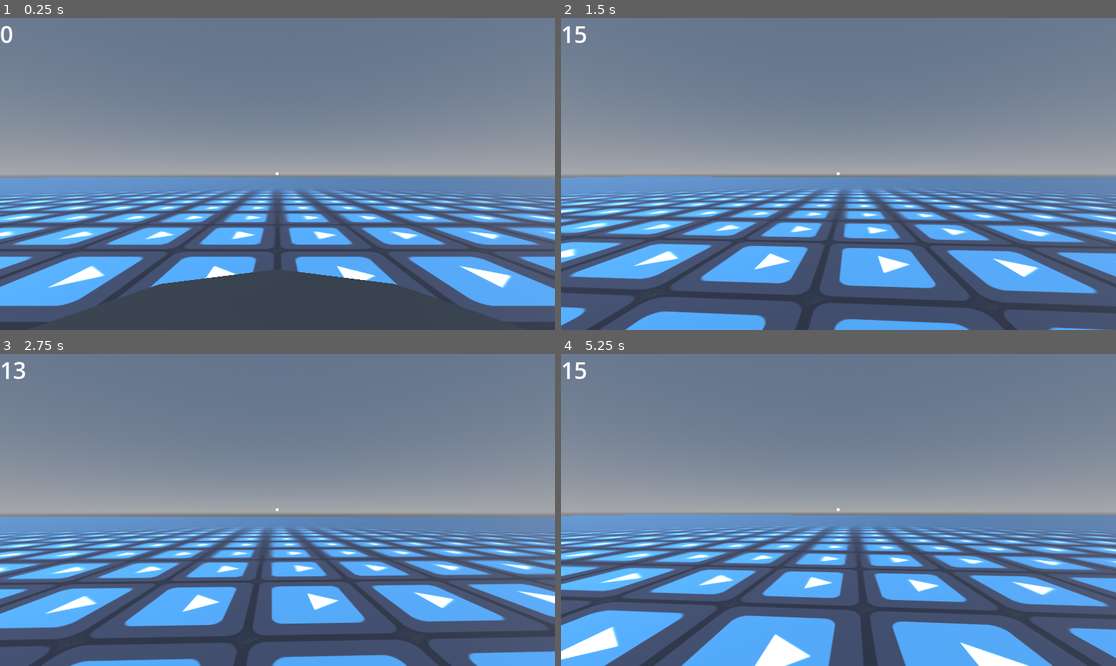
Above: before the commit, frames 1-4 (two rows, left to right).
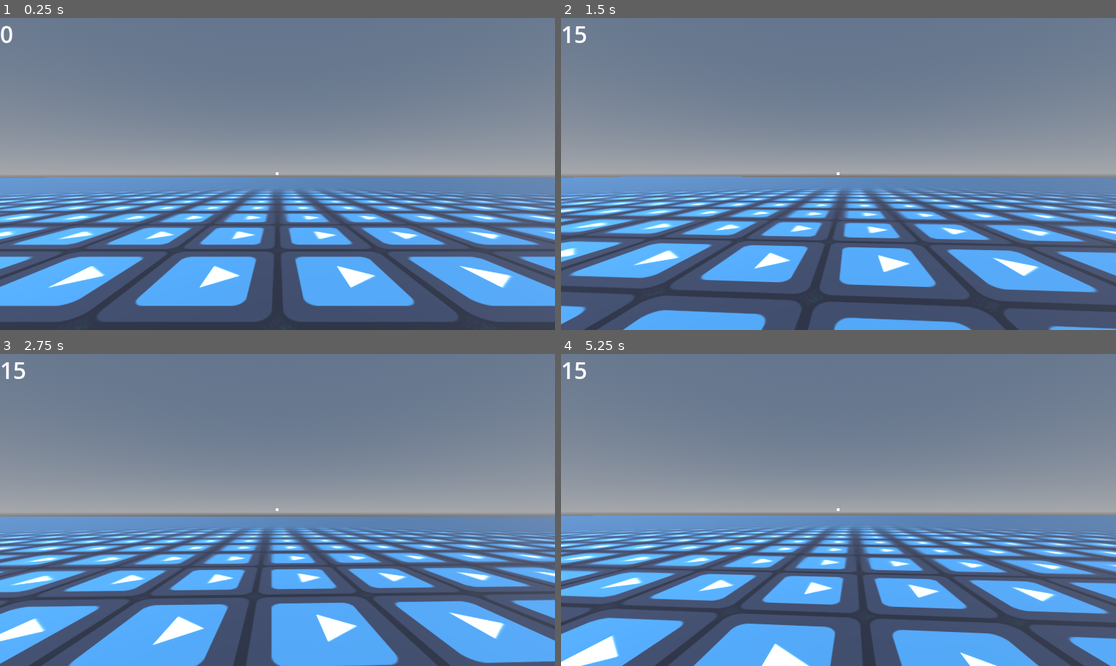
Above: after the commit, the same moments.

Repository: uniqueusername/zeta
Game: Godot game, scene res://levels/world.tscn
The game is run twice, just before and just after one commit, with the same random seed, the same clock (stepped at 60 frames per second) and the same inputs. The engine's default icon, where the game draws it, is replaced by a stand-in: a white triangle on a blue panel in a dark square.
Inputs (mouse positions are in pixels of both pictures, inside the frame that each line leads up to):
- Up to frame 1 (0.25 s): no input
- Up to frame 2 (1.5 s): tap Enter at 0.5 s; move the mouse to (866, 174) at 0.52 s; hold Shift (dash) 0.53-1.28 s; hold W (forward) from 0.53 s (still down); tap Space (jump) at 0.77 s; move the mouse to (810, 174) at 1.27 s; tap Shift (dash) at 1.35 s
- Up to frame 3 (2.75 s): keep holding W (forward); tap Space (jump) at 1.52 s; move the mouse to (288, 503) at 2.02 s; hold F (fire_hook) from 2.03 s (still down); tap Shift (dash) at 2.3 s
- Up to frame 4 (5.25 s): keep holding W (forward); move the mouse to (832, 516) at 2.77 s; release F (fire_hook) at 2.78 s; tap V (parry) at 2.85 s; tap Space (jump) at 3.02, 3.77, 4.52 s; tap Shift (dash) at 3.05, 3.8, 4.35 s; move the mouse to (877, 513) at 3.52 s; hold C (slide) 3.53-4.28 s; tap R (reset) at 4.15 s; move the mouse to (794, 506) at 4.27 s; move the mouse to (844, 510) at 5.02 s; hold Shift (dash) from 5.03 s (still down)

The runs differ from the first frame. In frame 1, 7.7% of the frame differs, in the area x 9-91%, y 80-98%; in frame 2, 5.6%; in frame 3, 23%; in frame 4, 24%, in the area x 0-100%, y 51-100%.

Commit message:
add chain asset

Diff:
--- a/objects/player/movement.gd
+++ b/objects/player/movement.gd
@@ -23,13 +23,14 @@
 const slide_turn_allowance: float = 0.8
 
 ## dashing
-const dash_vel: float = 25
+const dash_vel: float = 35
 const slide_dash_multiplier: float = 0.35
 const dash_cooldown: float = 1
 
 ## hook
 const hook_vel: float = 65
 const hook_vert_multiplier: float = 1.3
+const hookable_color: Color = Color(0.25, 0.25, 1)
 
 ## other
 const jump_vel: float = 6
@@ -55,6 +56,14 @@
 
 	_update_speed_label()
 
+func _process(delta) -> void:
+	if hook_ray.is_colliding():
+		$hook/CenterContainer/TextureRect.color = hookable_color
+	else:
+		$hook/CenterContainer/TextureRect.color = Color.WHITE
+
+	if (hooked): _handle_hook_graphics(delta)
+
 func _input(event: InputEvent) -> void:
 	if event.is_action_pressed("jump") and p.is_on_floor():
 		_jump()
@@ -79,7 +88,10 @@
 	var multiplier: float = 1 if p.is_on_floor() else air_strafe_mult
 
 	if movement_dir:
-		walking.emit()
+		if p.is_on_floor():
+			walking.emit()
+		else:
+			not_walking.emit()
 		_set_player_vel_from_2d(_get_2d_player_vel().move_toward(movement_dir * max_walk_vel, walk_accel * multiplier * delta))
 	else:
 		not_walking.emit()
@@ -98,9 +110,18 @@
 		_set_slide(false)
 
 func _handle_hook(delta: float) -> void:
-	var hook_vec: Vector3 = ($hook.global_position - p.global_position).normalized() * hook_vel * delta
+	var hook_vec: Vector3 = ($hook.global_position - camera.global_position).normalized() * hook_vel * delta
 	hook_vec.y *= hook_vert_multiplier
 	p.velocity += hook_vec
+
+func _handle_hook_graphics(delta: float) -> void:
+	$hook/chain.global_position = $hook.global_position
+	$hook/chain.transform = $hook/chain.global_transform.looking_at(camera.global_position, Vector3.UP, true)
+	$hook/chain.rotation.x += PI/2
+	var dist: float = ($hook/chain.global_position - camera.global_position).length()
+	$hook/chain.height = dist
+	$hook/chain.global_position = $hook/chain.global_position.move_toward(p.global_position, dist/2)
+	$hook/chain.material.uv1_scale.y = dist * 4
 
 func _jump():
 	p.velocity.y += jump_vel
@@ -153,8 +174,11 @@
 	p.velocity = redirect_dir.normalized() * p.velocity.length() * redirect_multiplier
 
 func _fire_hook() -> void:
-	hooked = true
-	$hook.global_position = hook_ray.get_collision_point()
+	if (hook_ray.is_colliding()):
+		hooked = true
+		$hook.global_position = hook_ray.get_collision_point()
+		$hook/chain.visible = true
 
 func _release_hook() -> void:
 	hooked = false
+	$hook/chain.visible = false
--- a/objects/player/player.tscn
+++ b/objects/player/player.tscn
@@ -1,7 +1,8 @@
-[gd_scene load_steps=9 format=3 uid="uid://dfubhxrrlg12v"]
+[gd_scene load_steps=11 format=3 uid="uid://dfubhxrrlg12v"]
 
 [ext_resource type="Script" path="res://objects/player/camera_3d.gd" id="2_5mtcw"]
 [ext_resource type="Script" path="res://objects/player/movement.gd" id="2_d8xfq"]
+[ext_resource type="Texture2D" uid="uid://cer16c8eyx2l1" path="res://objects/player/chain.png" id="3_htvnb"]
 
 [sub_resource type="LabelSettings" id="LabelSettings_moee5"]
 font_size = 48
@@ -37,20 +38,16 @@
 "bob": SubResource("Animation_5pjk0")
 }
 
+[sub_resource type="StandardMaterial3D" id="StandardMaterial3D_5ejws"]
+transparency = 1
+albedo_texture = ExtResource("3_htvnb")
+uv1_scale = Vector3(1, 2, 1)
+texture_filter = 0
+grow_amount = 1.425
+
 [sub_resource type="CapsuleMesh" id="CapsuleMesh_8k27h"]
 
 [node name="player" type="CharacterBody3D"]
-
-[node name="CenterContainer" type="CenterContainer" parent="."]
-anchors_preset = 15
-anchor_right = 1.0
-anchor_bottom = 1.0
-grow_horizontal = 2
-grow_vertical = 2
-
-[node name="TextureRect" type="ColorRect" parent="CenterContainer"]
-custom_minimum_size = Vector2(5, 5)
-layout_mode = 2
 
 [node name="AspectRatioContainer" type="AspectRatioContainer" parent="."]
 offset_right = 127.0
@@ -80,7 +77,7 @@
 }
 
 [node name="RayCast3D" type="RayCast3D" parent="Camera3D"]
-target_position = Vector3(0, 0, -1000)
+target_position = Vector3(0, 0, -100)
 
 [node name="movement" type="Node3D" parent="." node_paths=PackedStringArray("p", "camera", "speed_label", "hook_ray")]
 transform = Transform3D(1, 0, 0, 0, 1, 0, 0, 0, 1, 0, 1, 0)
@@ -98,7 +95,23 @@
 transform = Transform3D(1, 0, 0, 0, 1, 0, 0, 0, 1, 0, 1, 0)
 top_level = true
 
-[node name="CSGSphere3D" type="CSGSphere3D" parent="movement/hook"]
+[node name="CenterContainer" type="CenterContainer" parent="movement/hook"]
+anchors_preset = 15
+anchor_right = 1.0
+anchor_bottom = 1.0
+grow_horizontal = 2
+grow_vertical = 2
+
+[node name="TextureRect" type="ColorRect" parent="movement/hook/CenterContainer"]
+custom_minimum_size = Vector2(5, 5)
+layout_mode = 2
+
+[node name="chain" type="CSGCylinder3D" parent="movement/hook"]
+top_level = true
+radius = 0.05
+sides = 6
+smooth_faces = false
+material = SubResource("StandardMaterial3D_5ejws")
 
 [node name="MeshInstance3D" type="MeshInstance3D" parent="."]
 transform = Transform3D(1, 0, 0, 0, 1, 0, 0, 0, 1, 0, 1, 0)
--- a/project.godot
+++ b/project.godot
@@ -21,7 +21,6 @@
 
 [display]
 
-window/size/mode=2
 window/vsync/vsync_mode=0
 
 [input]
Binary file added: objects/player/chain.png
Not shown, added: objects/player/chain.png.import
